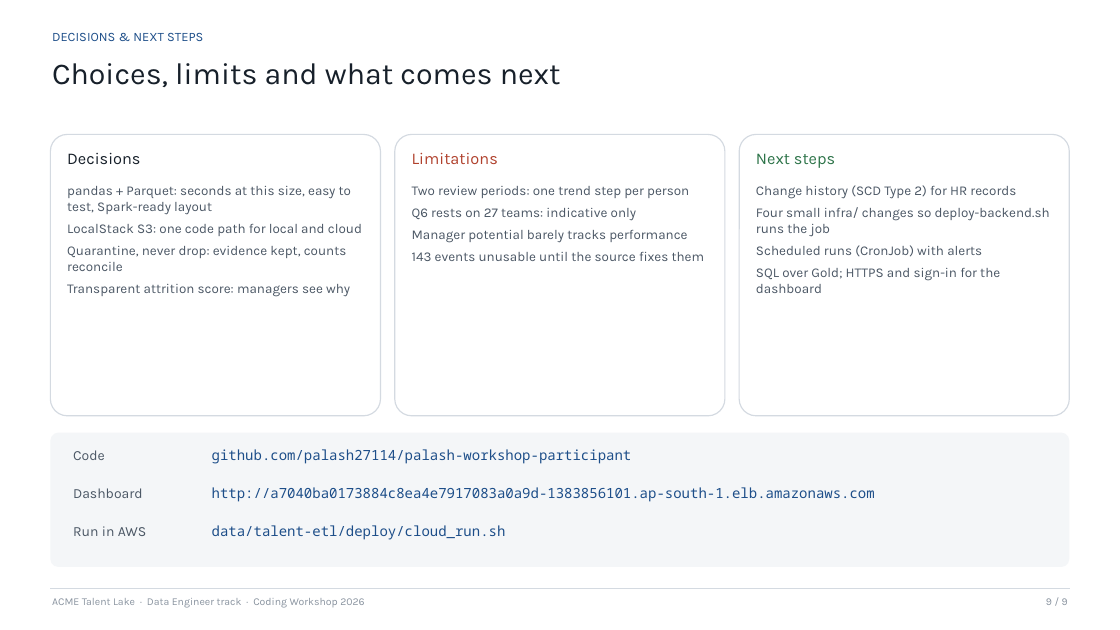
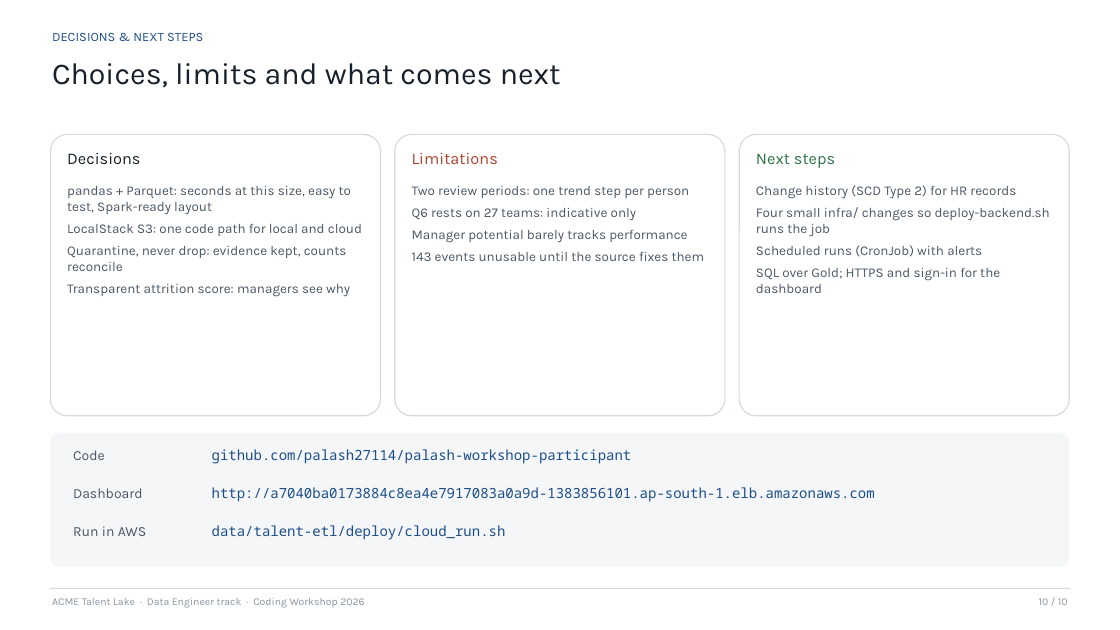
Before and after one commit to palash27114/palash-workshop-participant, a slide deck: slide 10 of data/talent-etl/presentation/ACME_Talent_Lake.pptx (slide 9 before the commit). Drawn at 1120x630 pixels with LibreOffice and Linux fonts; fonts in the diff are those of the drawing. Boxes give left, top, right and bottom in pixels: in the first picture for what was removed or moved away, otherwise in the second. Text is boxed around its words. In the diff, an @@ line names an element or a change of style, - is before the commit and + after.

```diff
--- a/data/talent-etl/presentation/ACME_Talent_Lake.pptx
+++ b/data/talent-etl/presentation/ACME_Talent_Lake.pptx
@@ text at box(1039, 598, 1068, 605): text changed @@
-9 / 9
+10 / 10
```
Also in this commit, not shown: 7 other slides changed, 1 slide added.
